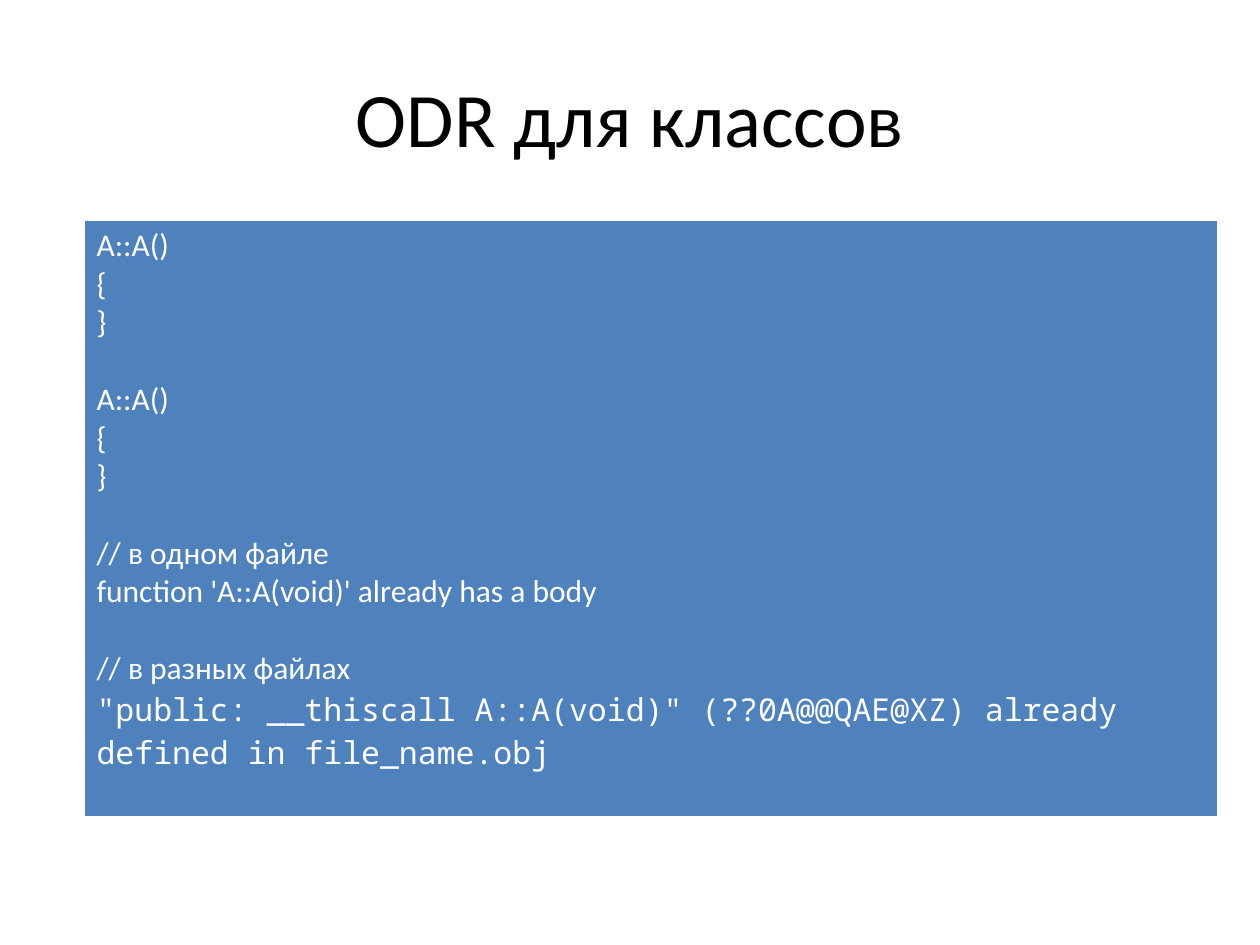
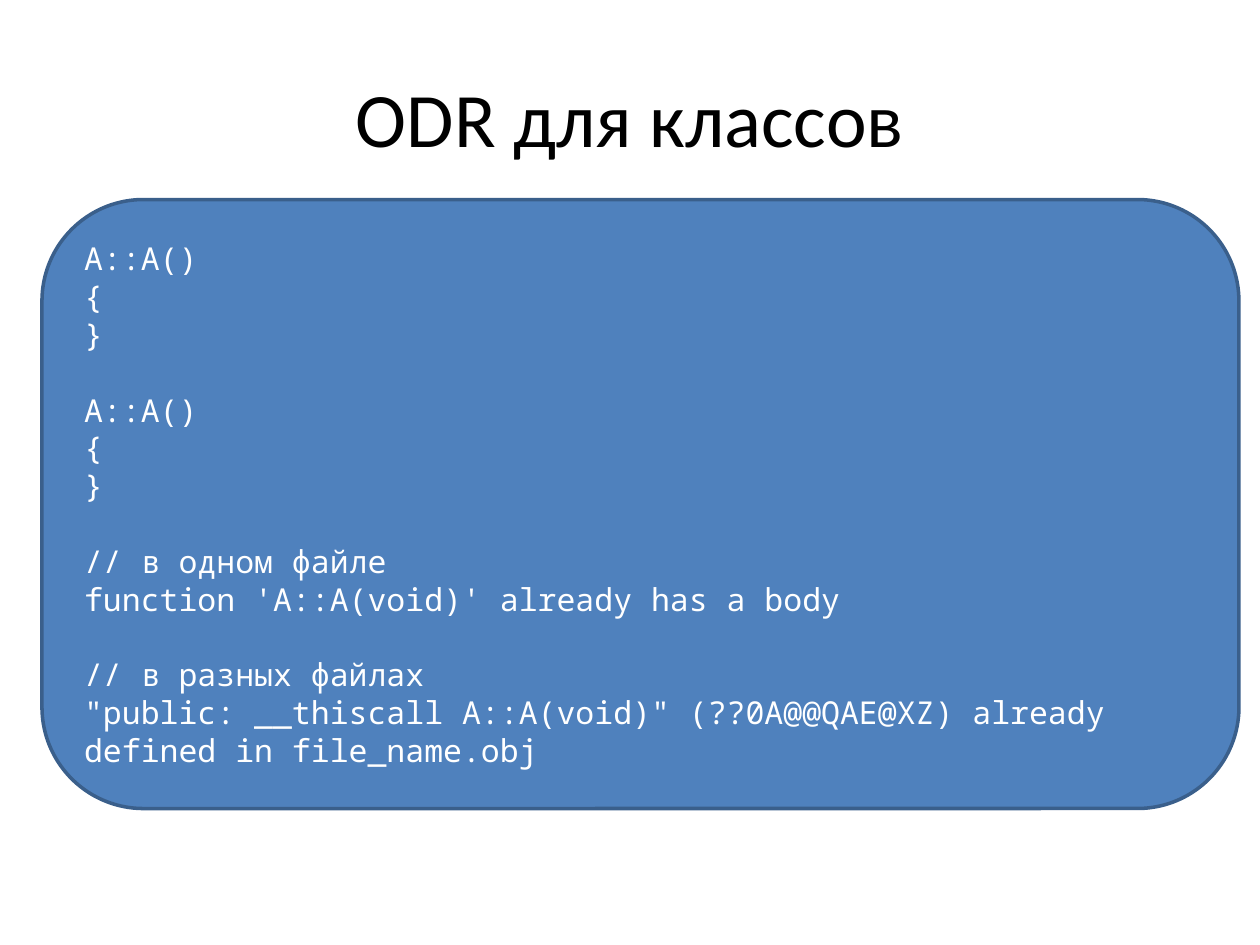
Before and after one commit to tscherkas/cpp_craft_1013, a slide deck: slide 10 of lections/cpp_craft_lec_2_pre.pptx. Drawn at 1260x945 pixels with LibreOffice and Linux fonts; fonts in the diff are those of the drawing. Boxes give left, top, right and bottom in pixels: in the first picture for what was removed or moved away, otherwise in the second. Text is boxed around its words. In the diff, an @@ line names an element or a change of style, - is before the commit and + after.

```diff
--- a/lections/cpp_craft_lec_2_pre.pptx
+++ b/lections/cpp_craft_lec_2_pre.pptx
@@ rounded rectangle added at (42, 199, 1239, 808), fill #4F81BD, outline #3A5F8C 2 pt, 18 pt, text #FFFFFF @@
+A::A()
+{
+}
+A::A()
+{
+}
+// в одном файле
+function 'A::A(void)' already has a body
+// в разных файлах
+"public: __thiscall A::A(void)" (??0A@@QAE@XZ) already defined in file_name.obj
@@ table removed at (84, 220, 1218, 800), 1 rows, 1 columns @@
-A::A() / { / } / A::A() / { / } / // в одном файле / function 'A::A(void)' already has a body / // в разных файлах / "public: __thiscall A::A(void)" (??0A@@QAE@XZ) already defined in file_name.obj
```
Also in this commit, not shown: 11 other slides changed, 1 slide added, 1 other file.
